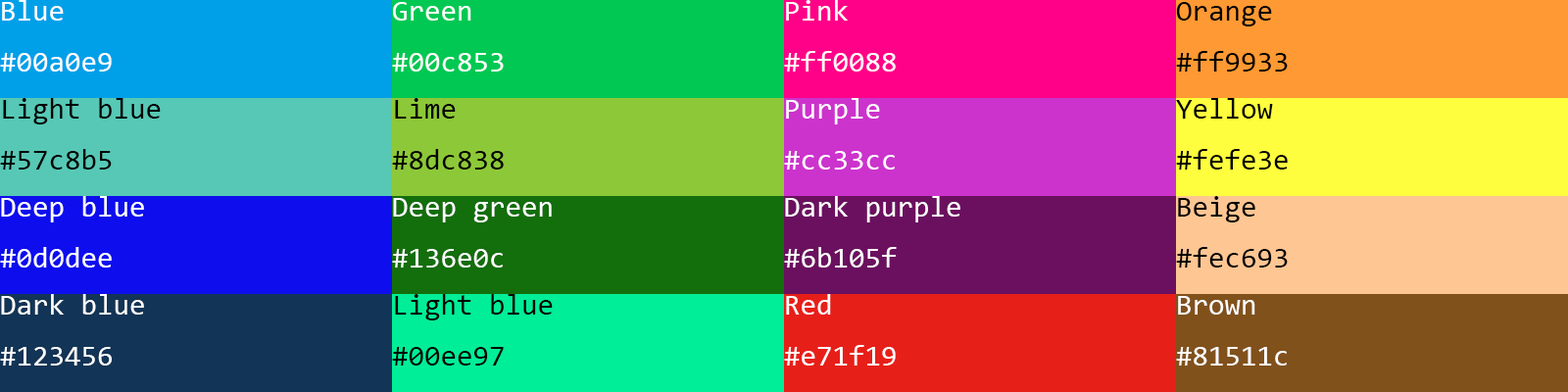
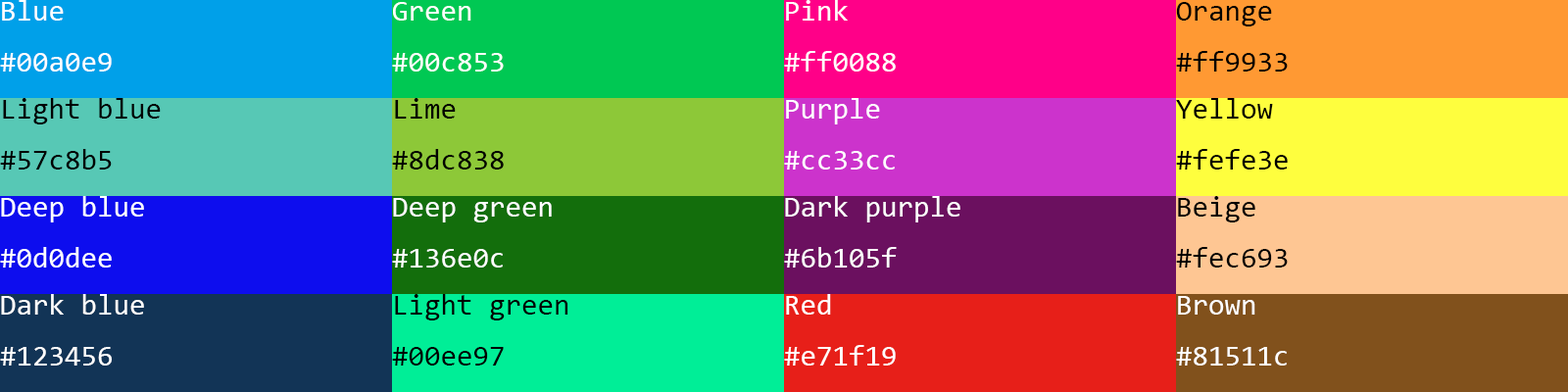
Layers edited between the first and the second 1568×392 image:
renamed "Light blue #00ee97" to "Light green #00ee97", painted on it over [490, 294, 569, 321]
